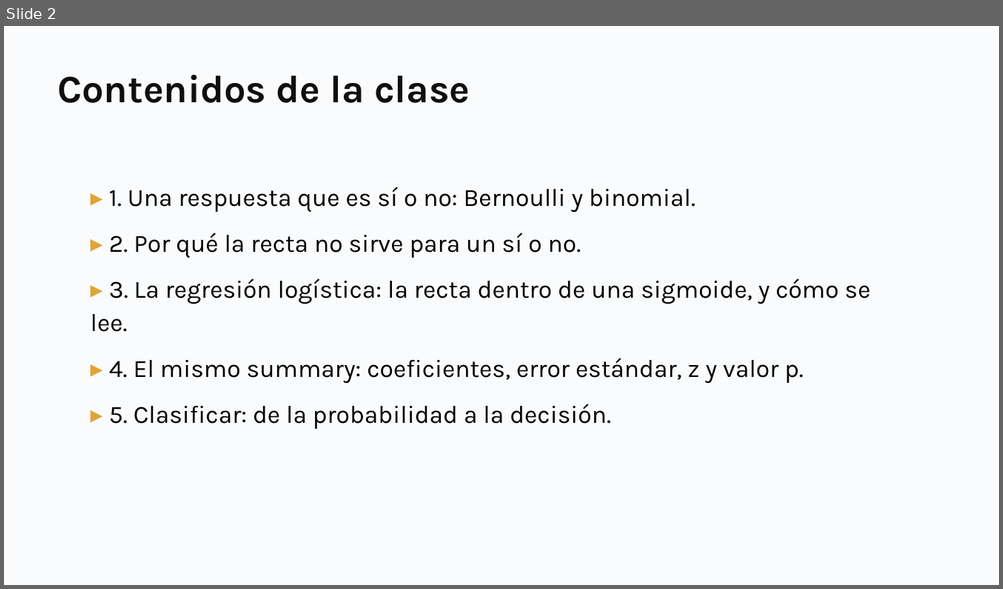
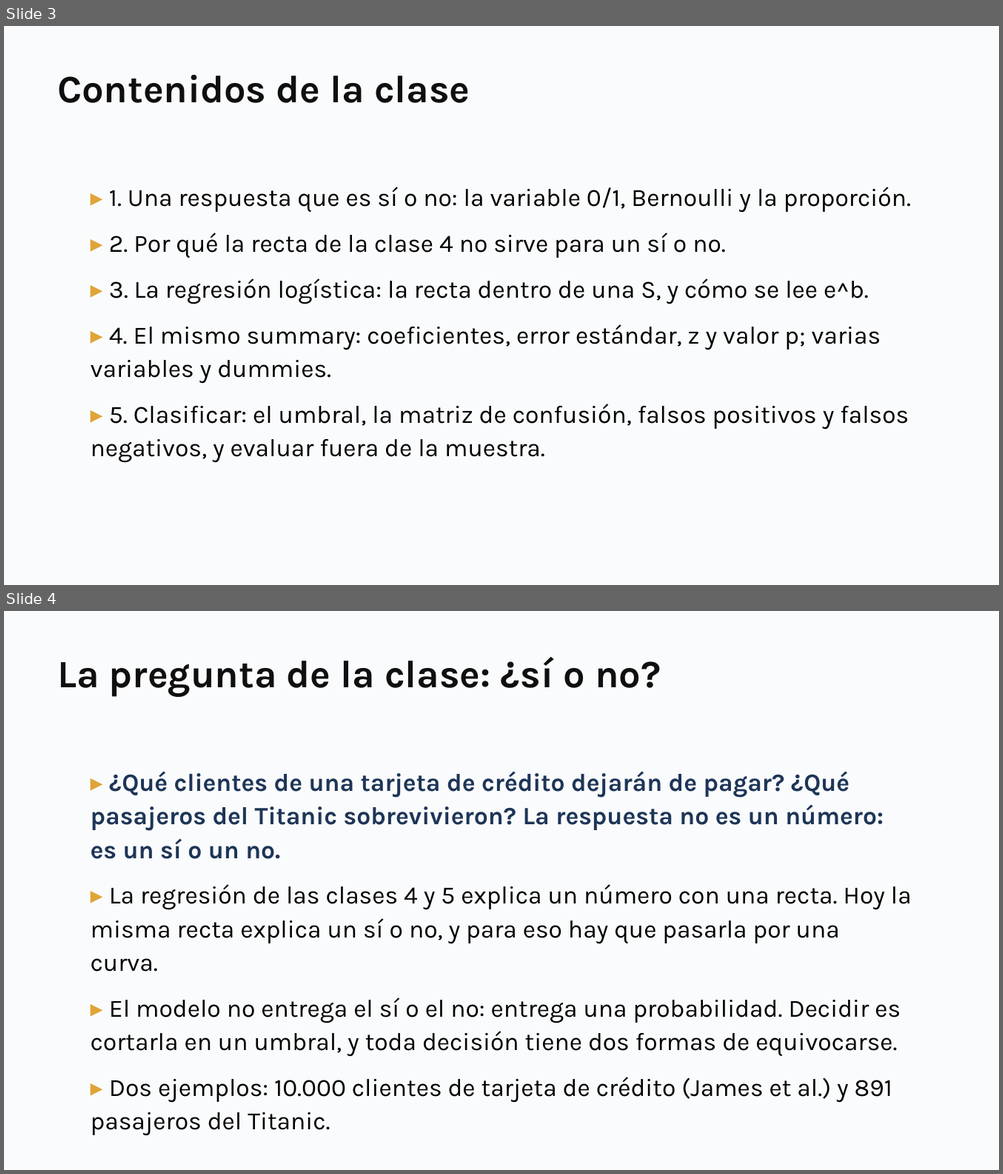
Before and after one commit to daniopitz/diplomado-cdd, a slide deck: presentaciones/clase06_regresion_logistica.pptx. Shown one above the other, each under a label of ours: slide 2 before the commit, slides 3 and 4 after it. The pictures are 1003x589 and 1003x1174 pixels, drawn with LibreOffice and Linux fonts; fonts in the diff are those of the drawing. Boxes give left, top, right and bottom in pixels: in the first picture for what was removed or moved away, otherwise in the second. Text is boxed around its words. In the diff, an @@ line names an element or a change of style, - is before the commit and + after.

```diff
--- a/presentaciones/clase06_regresion_logistica.pptx
+++ b/presentaciones/clase06_regresion_logistica.pptx
@@ slide 4 added at (4, 611, 999, 1170), background #FFFFFF @@
@@ rectangle added at (4, 611, 999, 1170), fill #FAFBFC @@
@@ text added at (57, 657, 660, 696), 28 pt, text #0F0F0F, bold @@
+La pregunta de la clase: ¿sí o no?
@@ text added at (91, 771, 911, 1130), 18 pt, text #000000 @@
+▸ ¿Qué clientes de una tarjeta de crédito dejarán de pagar? ¿Qué pasajeros del Titanic sobrevivieron? La respuesta no es un número: es un sí o un no.
+▸ La regresión de las clases 4 y 5 explica un número con una recta. Hoy la misma recta explica un sí o no, y para eso hay que pasarla por una curva.
+▸ El modelo no entrega el sí o el no: entrega una probabilidad. Decidir es cortarla en un umbral, y toda decisión tiene dos formas de equivocarse.
+▸ Dos ejemplos: 10.000 clientes de tarjeta de crédito (James et al.) y 891 pasajeros del Titanic.
@@ what was slide 2 is now slide 3 @@
@@ slide 3 changed as well @@
@@ text at (91, 187, 910, 463): text changed @@
-▸ 1. Una respuesta que es sí o no: Bernoulli y binomial.
-▸ 2. Por qué la recta no sirve para un sí o no.
-▸ 3. La regresión logística: la recta dentro de una sigmoide, y cómo se lee.
-▸ 4. El mismo summary: coeficientes, error estándar, z y valor p.
-▸ 5. Clasificar: de la probabilidad a la decisión.
+▸ 1. Una respuesta que es sí o no: la variable 0/1, Bernoulli y la proporción.
+▸ 2. Por qué la recta de la clase 4 no sirve para un sí o no.
+▸ 3. La regresión logística: la recta dentro de una S, y cómo se lee e^b.
+▸ 4. El mismo summary: coeficientes, error estándar, z y valor p; varias variables y dummies.
+▸ 5. Clasificar: el umbral, la matriz de confusión, falsos positivos y falsos negativos, y evaluar fuera de la muestra.
```
Also in this commit, not shown: 5 other slides changed, 31 other slides added, 5 slides removed, 7 other files.
